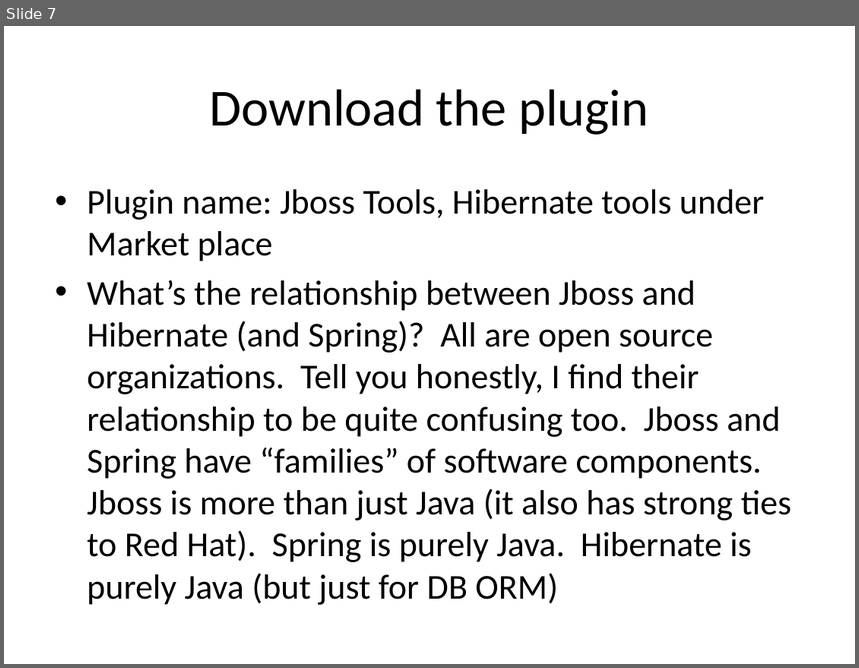
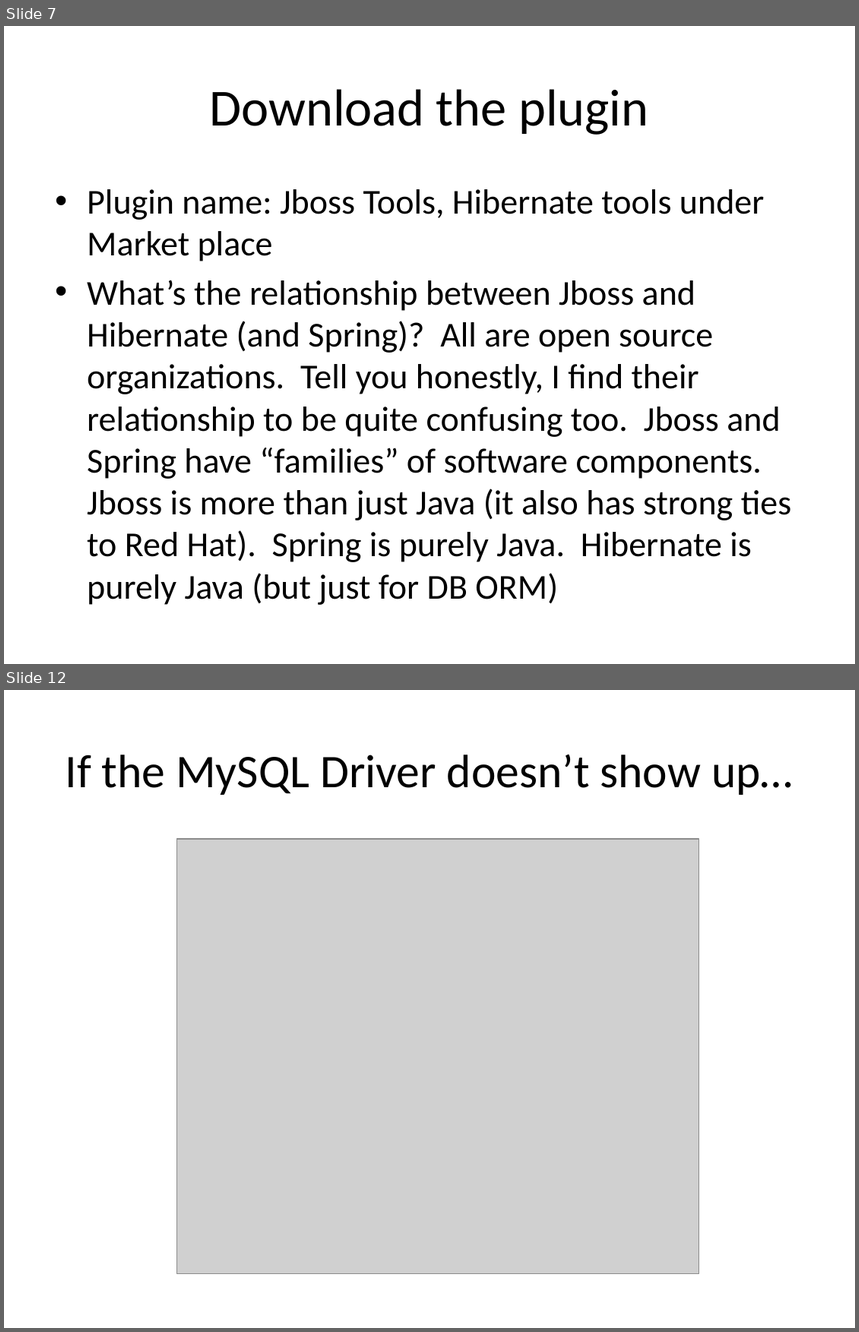
Before and after one commit to hchan/comp2613, a slide deck: ormRevEng.pptx. Shown one above the other, each under a label of ours: slide 7 before the commit, slides 7 and 12 after it; the slides between them are not shown. The pictures are 859x668 and 859x1332 pixels, drawn with LibreOffice and Linux fonts; fonts in the diff are those of the drawing; grey boxes stand for pictures. Boxes give left, top, right and bottom in pixels: in the first picture for what was removed or moved away, otherwise in the second. Text is boxed around its words. In the diff, an @@ line names an element or a change of style, - is before the commit and + after.

```diff
--- a/ormRevEng.pptx
+++ b/ormRevEng.pptx
@@ slide 12 added at bbox=[4, 690, 855, 1328], background #FFFFFF @@
@@ title added at bbox=[66, 755, 793, 795], 39.6 pt, text #000000 @@
+If the MySQL Driver doesn’t show up…
@@ picture added at bbox=[177, 839, 699, 1274] @@
```
Also in this commit, not shown: 1 slide changed, 9 other slides added, 1 slide removed, 39 other files.
